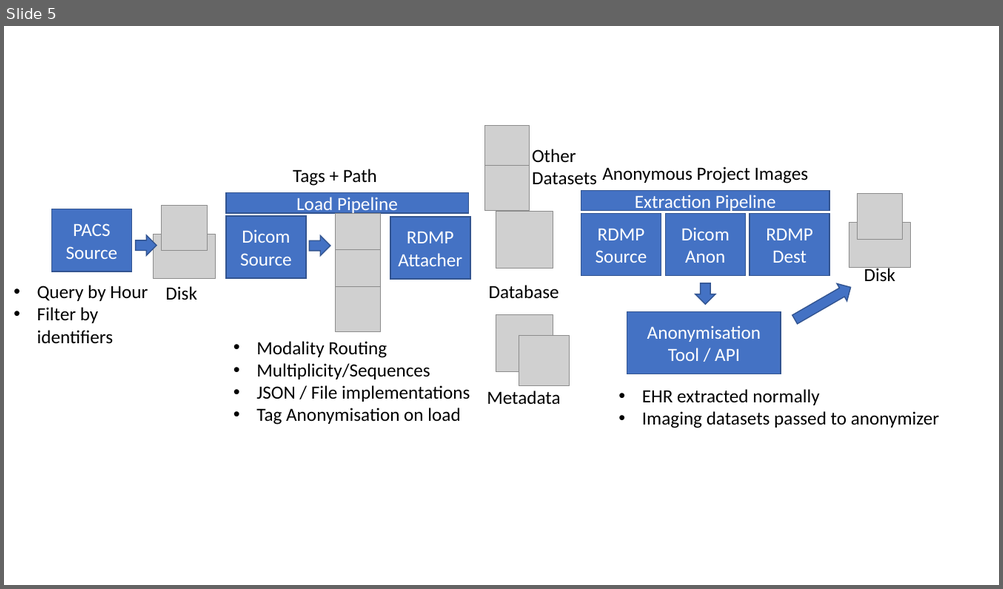
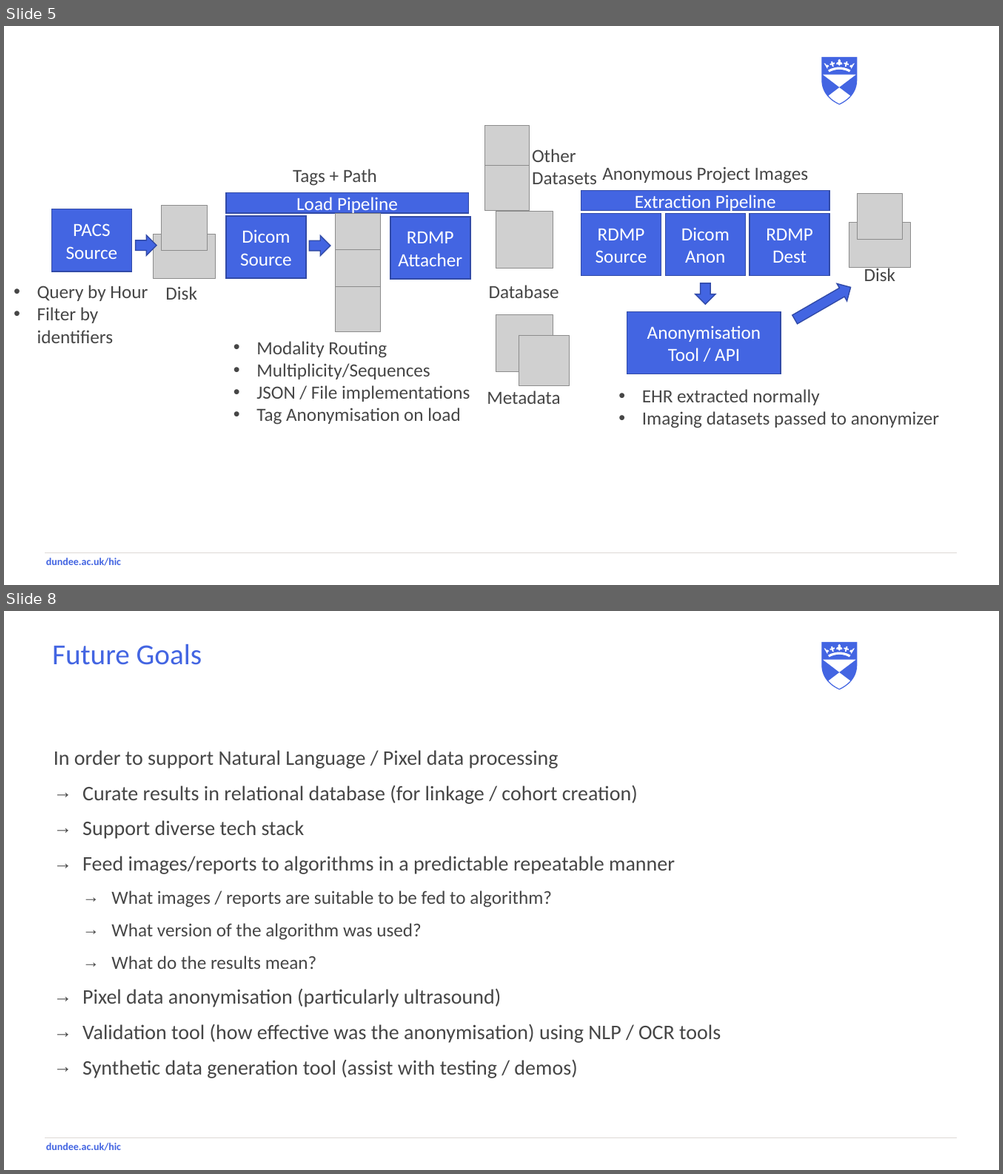
Before and after one commit to SMI/RdmpDicom, a slide deck: Documentation/RdmpDicomPresentation.pptx. Shown one above the other, each under a label of ours: slide 5 before the commit, slides 5 and 8 after it; the slides between them are not shown. The pictures are 1003x589 and 1003x1174 pixels, drawn with LibreOffice and Linux fonts; fonts in the diff are those of the drawing; grey boxes stand for pictures; background and template pictures are left out. Boxes give left, top, right and bottom in pixels: in the first picture for what was removed or moved away, otherwise in the second. Text is boxed around its words. In the diff, an @@ line names an element or a change of style, - is before the commit and + after.

Commit message:
HDR-317 Changed to HIC theme and added class diagrams / future goals

```diff
--- a/Documentation/RdmpDicomPresentation.pptx
+++ b/Documentation/RdmpDicomPresentation.pptx
@@ slide 8 added at [4, 611, 999, 1170], background #FFFFFF; not listed: 3 template elements that a slide beside it also shows @@
@@ title added at [52, 644, 202, 665], 28 pt, text #4365E2 @@
+Future Goals
@@ text added at [54, 750, 720, 1079], 20 pt, text #464646 @@
+In order to support Natural Language / Pixel data processing
+  → Curate results in relational database (for linkage / cohort creation)
+  → Support diverse tech stack
+  → Feed images/reports to algorithms in a predictable repeatable manner
+    → What images / reports are suitable to be fed to algorithm?
+    → What version of the algorithm was used?
+    → What do the results mean?
+  → Pixel data anonymisation (particularly ultrasound)
+  → Validation tool (how effective was the anonymisation) using NLP / OCR tools
+  → Synthetic data generation tool (assist with testing / demos)
@@ slide 5 changed as well @@
@@ freeform shape added at [822, 57, 857, 105], fill #4365E2 @@
@@ fill #4472C4 to #4365E2; outline #325491 1 pt to #324BA7 1 pt in 13 elements at [580, 191, 829, 211], [580, 214, 660, 277], [749, 214, 829, 277], [665, 214, 745, 277], [627, 312, 781, 375], [226, 193, 469, 213], [226, 216, 306, 279], [390, 217, 470, 280], [52, 210, 131, 272], [695, 284, 715, 305], [790, 279, 855, 329], [309, 235, 330, 256], [135, 235, 156, 256] @@
@@ text colour #000000 to #464646 in 10 elements at [864, 266, 896, 281], [602, 167, 808, 184], [642, 389, 939, 429], [293, 169, 377, 186], [165, 286, 197, 300], [489, 285, 559, 298], [486, 391, 560, 404], [256, 341, 469, 425], [532, 149, 597, 184], [37, 285, 148, 343] @@
@@ line added from (45, 554) to (957, 554), #DDD9D6 0.25 pt @@
@@ text added at [46, 558, 121, 566], 10 pt, text #4365E2, bold @@
+dundee.ac.uk/hic
```
Also in this commit, not shown: 6 other slides changed, 4 other slides added.
